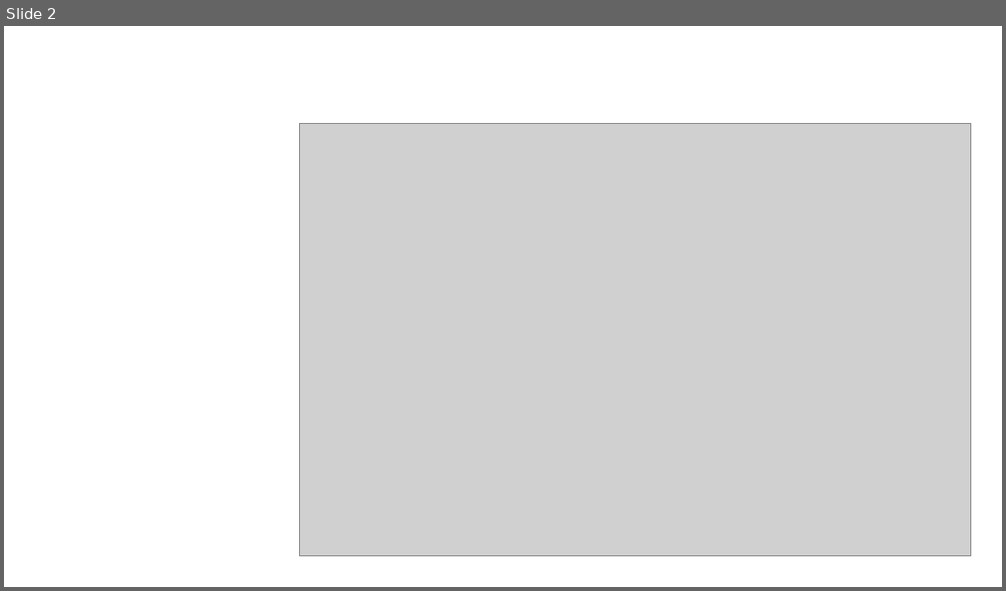
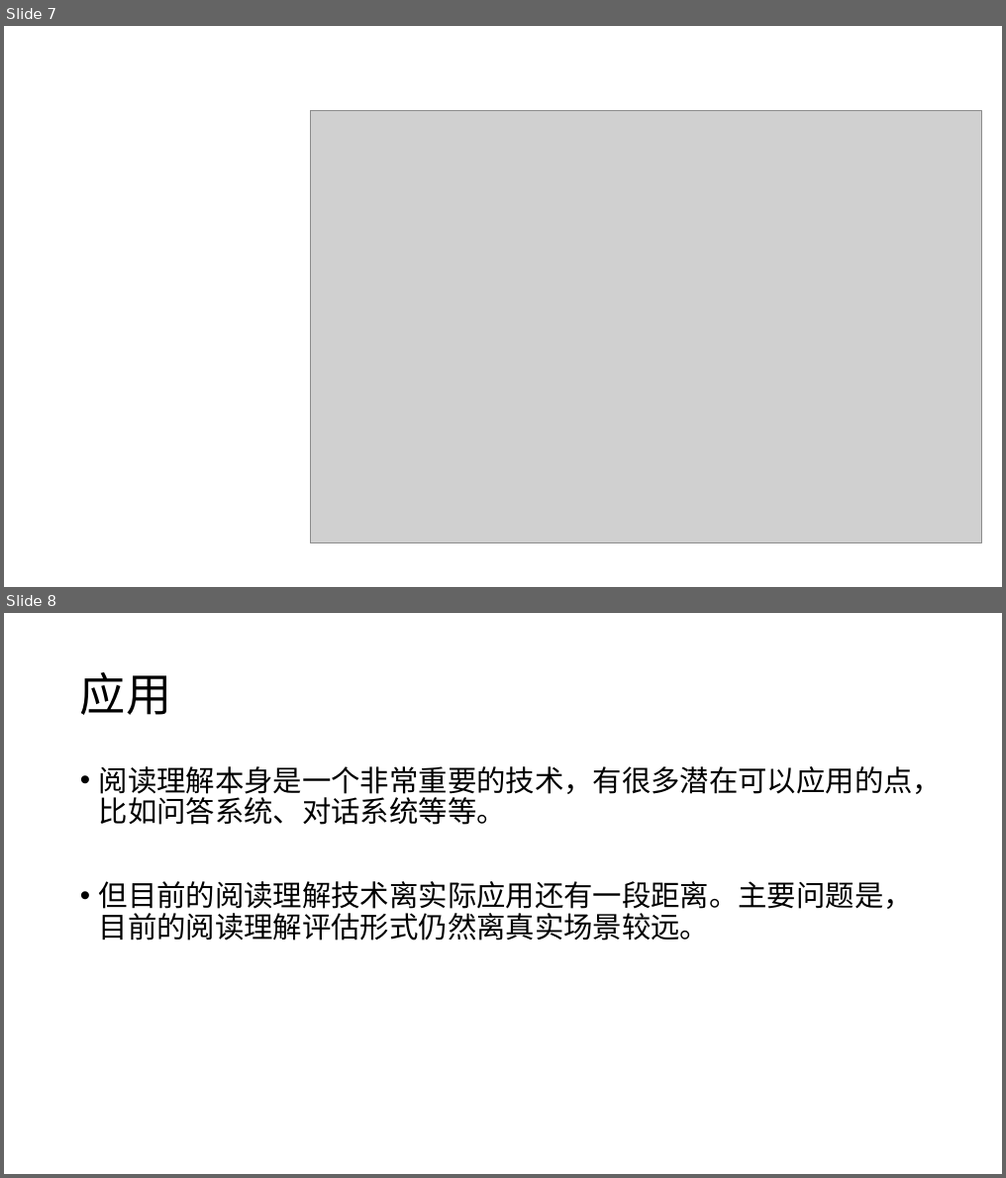
Before and after one commit to foamliu/Learning-DL, a slide deck: nlp/R-net.pptx. Shown one above the other, each under a label of ours: slide 2 before the commit, slides 7 and 8 after it. The pictures are 1006x591 and 1006x1178 pixels, drawn with LibreOffice and Linux fonts; fonts in the diff are those of the drawing; grey boxes stand for pictures. Boxes give left, top, right and bottom in pixels: in the first picture for what was removed or moved away, otherwise in the second. Text is boxed around its words. In the diff, an @@ line names an element or a change of style, - is before the commit and + after.

```diff
--- a/nlp/R-net.pptx
+++ b/nlp/R-net.pptx
@@ slide 8 added at box(4, 613, 1002, 1174), background #FFFFFF @@
@@ title added at box(80, 672, 171, 715), 44 pt, text #000000 @@
+应用
@@ text added at box(99, 766, 942, 941), 28 pt, text #000000 @@
+• 阅读理解本身是一个非常重要的技术，有很多潜在可以应用的点，比如问答系统、对话系统等等。
+• 但目前的阅读理解技术离实际应用还有一段距离。主要问题是，目前的阅读理解评估形式仍然离真实场景较远。
@@ what was slide 2 is now slide 7 @@
@@ slide 7 changed as well @@
@@ picture: place and size @@
-picture at box(300, 123, 971, 557)
+picture at box(310, 110, 982, 544)
```
Also in this commit, not shown: 1 other slide changed, 7 other slides added, 1 slide removed, 3 other files.
